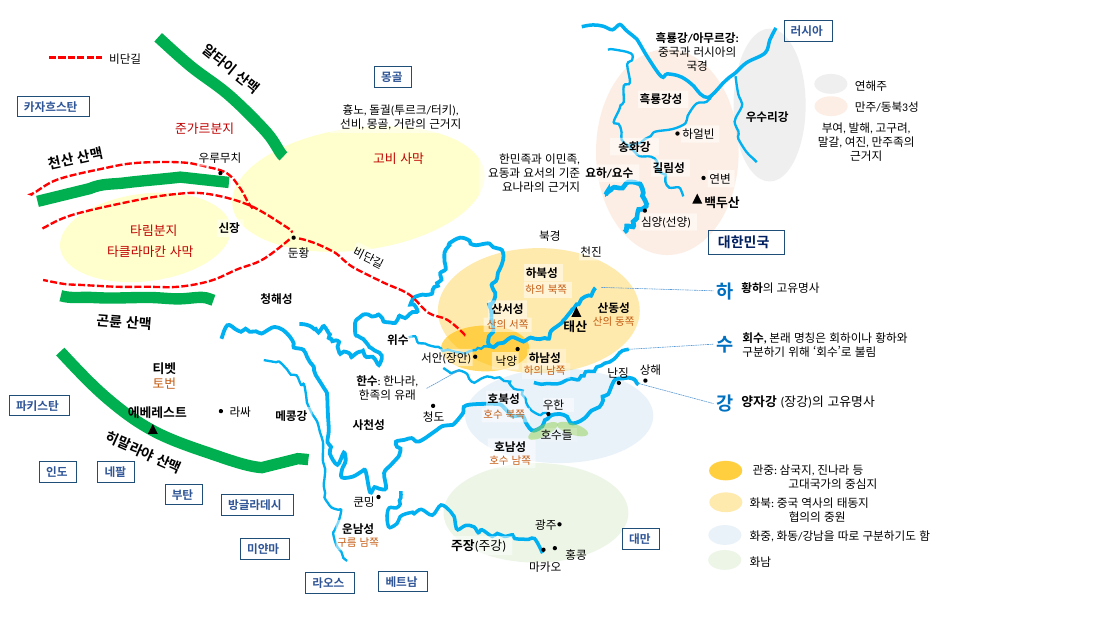
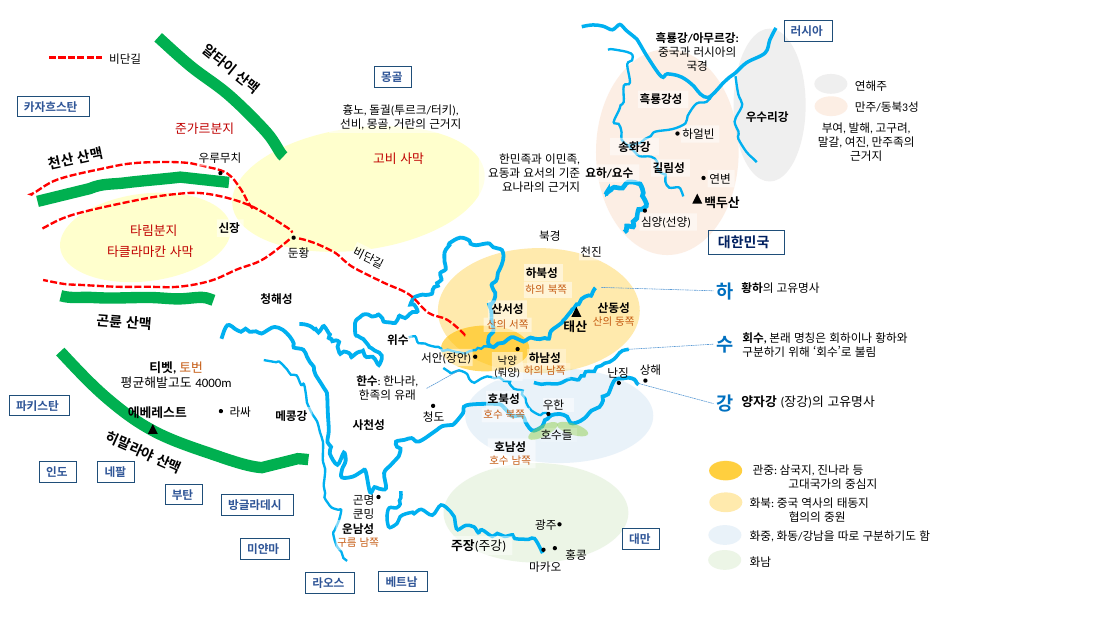
Before and after one commit to whitesoun/homepage, a slide deck: slide 4 of 0.PPT파일/국가별지리_가로_02_2020-10-18.pptx. Drawn at 1120x630 pixels with LibreOffice and Linux fonts; fonts in the diff are those of the drawing; background and template pictures are left out. Boxes give left, top, right and bottom in pixels: in the first picture for what was removed or moved away, otherwise in the second. Text is boxed around its words. In the diff, an @@ line names an element or a change of style, - is before the commit and + after.

```diff
--- a/0.PPT파일/국가별지리_가로_02_2020-10-18.pptx
+++ b/0.PPT파일/국가별지리_가로_02_2020-10-18.pptx
@@ text "티벳, 토번": place and size @@
-text "티벳, 토번" at bbox=[150, 359, 179, 393]
+text "티벳, 토번" at bbox=[121, 361, 231, 388]
@@ rectangle "낙양": place and size @@
-rectangle "낙양" at bbox=[492, 352, 518, 370]
+rectangle "낙양" at bbox=[492, 352, 523, 381]
@@ text in rectangle at bbox=[498, 355, 517, 367]: size 10 to 9 pt in "낙양"; alignment right to centre @@
@@ text at bbox=[121, 361, 231, 388]: text changed; bold off @@
-티벳
-토번
+티벳, 토번
+평균해발고도 4000m
@@ text in rectangle at bbox=[494, 368, 520, 380]: paragraph added @@
+(뤄양)
@@ text at bbox=[353, 492, 374, 519]: text changed @@
-쿤밍
+곤명쿤밍
```
Also in this commit, not shown: 1 other slide changed, 4 other files.
